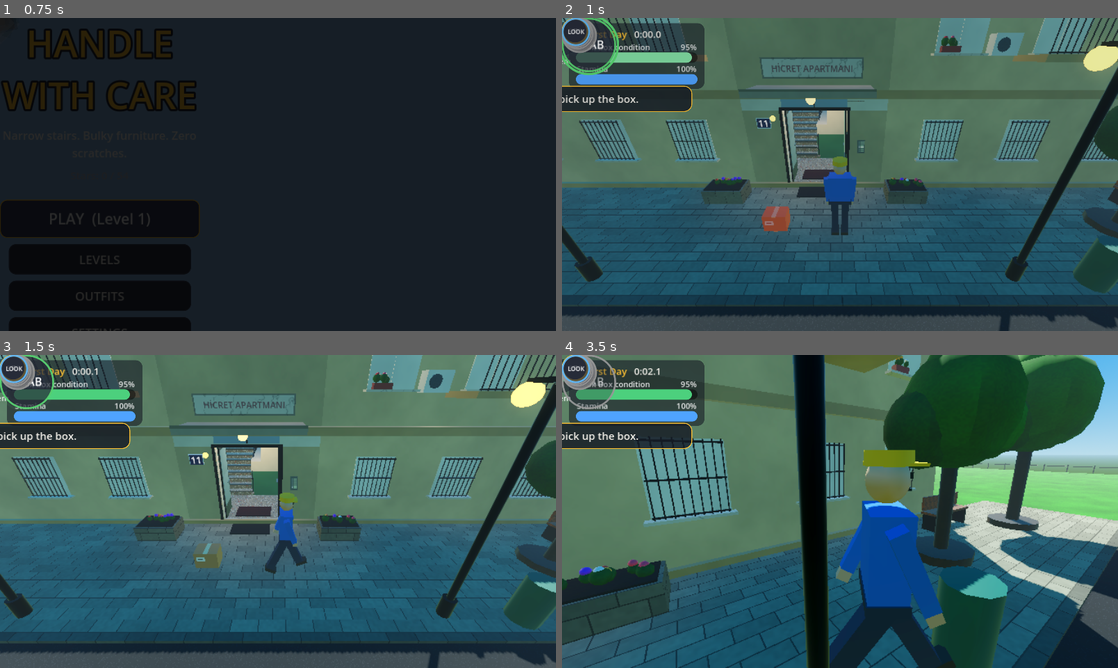
Above: before the commit, frames 1-4 (two rows, left to right).
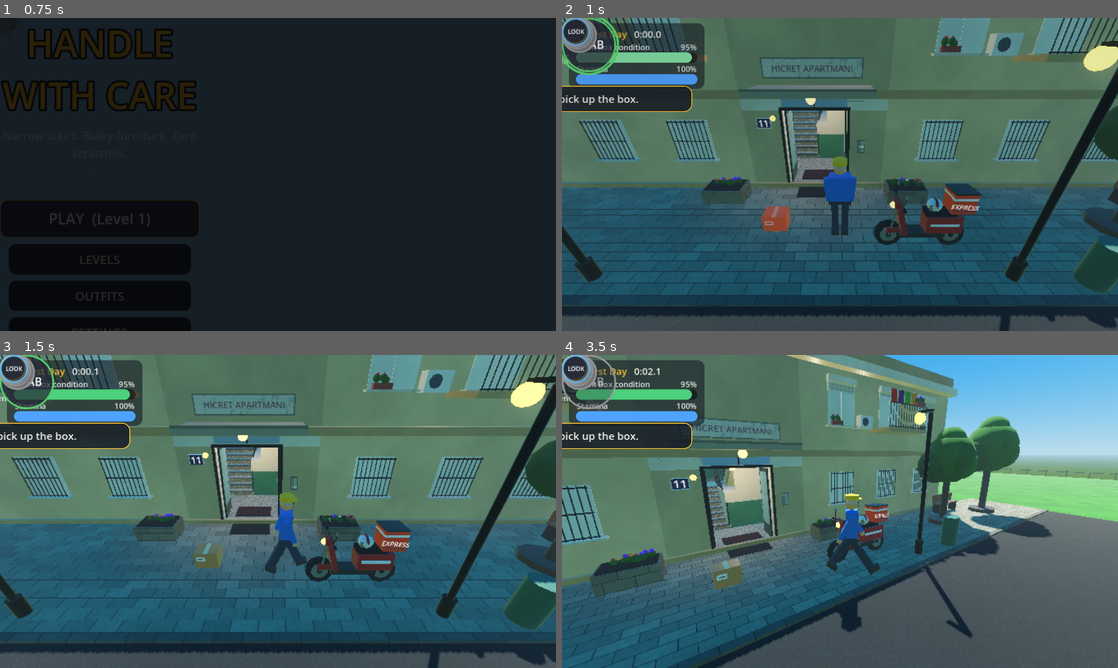
Above: after the commit, the same moments.

Repository: samildgan-beep/osman
Game: Godot game, scene res://scenes/main.tscn
The game is run twice, just before and just after one commit, with the same random seed, the same clock (stepped at 60 frames per second) and the same inputs.
Inputs (mouse positions are in pixels of both pictures, inside the frame that each line leads up to):
- Up to frame 1 (0.75 s): click "PLAY (Level 1)" at 0.5 s
- Up to frame 2 (1 s): no input
- Up to frame 3 (1.5 s): move the mouse to (400, 495) at 1.27 s; hold D (move_right) from 1.28 s (still down); tap R (rest) at 1.35 s; click (400, 495) at 1.42 s
- Up to frame 4 (3.5 s): release D (move_right) at 2 s; drag from (728, 527) to (812, 574) at 2.02 s; move the mouse to (895, 442) at 2.77 s; hold D (move_right) from 2.78 s (still down); tap 3 (cam_side) at 2.85 s; tap R (rest) at 3.05 s

Frame 1 is identical in both runs. In frame 2, 2.0% of the frame differs, in the area x 56-76%, y 51-73%; in frame 3, 2.0%; in frame 4, 65%, in the area x 0-100%, y 0-100%.

Commit message:
Eller eşyayı tutuyor (kollar eşyaya uzanır, kaldır/indir ile kalkar/iner), eşya gövdeye yaklaştırıldı, girişe kurye motosikleti
Co-Authored-By: Claude Opus 5.5 <noreply@anthropic.com>
Claude-Session: https://claude.ai/code/session_01GwPHjynzYff5VSAKz4kzay

Diff:
--- a/scripts/autoload/config.gd
+++ b/scripts/autoload/config.gd
@@ -37,8 +37,8 @@
 const CRUSH_WEIGHT := 40.0            # bu kilodan ağır eşyada güç biterse taşıyıcı altında ezilir
 
 # --- Eşya tutma ---
-const HOLD_GAP := 0.32               # karakter gövdesi ile eşya arası boşluk
-const HOLD_HEIGHT := 0.95            # varsayılan eşya merkezi yüksekliği (ayaktan)
+const HOLD_GAP := 0.1                # karakter gövdesi ile eşya arası boşluk (eller eşyaya değsin)
+const HOLD_HEIGHT := 1.0             # varsayılan eşya merkezi yüksekliği (ayaktan)
 const LIFT_MIN := -0.55
 const LIFT_MAX := 0.85
 const LIFT_SPEED := 0.75             # m/s
--- a/scripts/core/level_builder.gd
+++ b/scripts/core/level_builder.gd
@@ -359,6 +359,64 @@
 			batch.add_cylinder(wp + b * Vector3(0, 0, signf(wz) * 0.125), 0.18, 0.02, Color("c0c4c8"), b * Basis(Vector3.RIGHT, PI * 0.5), MMET)
 
 
+## Kurye motosikleti (scooter): kırmızı gövde, teslimat kutusu, kask, yanan far.
+## Yerel eksenler: +X ileri (motorun burnu), +Z yan. Yan ayağa hafif yaslanmış durur.
+func _motorbike(p: Vector3, yaw: float) -> void:
+	var b := Basis(Vector3.UP, yaw) * Basis(Vector3.RIGHT, 0.09)
+	var xf := Transform3D(b, p)
+	var red := Color("d62828")
+	var dark := Color("1e1f22")
+	var metal := Color("c0c4c8")
+	var axle := b * Basis(Vector3.RIGHT, PI * 0.5)
+	# Tekerlekler (lastik + jant + göbek)
+	for wx: float in [-0.65, 0.7]:
+		var wc: Vector3 = xf * Vector3(wx, 0.3, 0.0)
+		batch.add_cylinder(wc, 0.3, 0.12, dark, axle)
+		batch.add_cylinder(wc, 0.19, 0.13, metal, axle, MMET)
+		batch.add_cylinder(wc, 0.06, 0.15, Color("555a60"), axle, MMET)
+	# Gövde, ayak basma yeri, arka kaporta, ön kalkan
+	batch.add_box_xform(xf * Transform3D(Basis(), Vector3(0.0, 0.34, 0.0)), Vector3(0.95, 0.1, 0.32), dark, MPA)
+	batch.add_box_xform(xf * Transform3D(Basis(), Vector3(-0.42, 0.6, 0.0)), Vector3(0.75, 0.38, 0.38), red, MPA)
+	batch.add_box_xform(xf * Transform3D(Basis(Vector3.FORWARD, 0.25), Vector3(0.46, 0.68, 0.0)), Vector3(0.12, 0.62, 0.42), red, MPA)
+	batch.add_box_xform(xf * Transform3D(Basis(), Vector3(0.62, 0.42, 0.0)), Vector3(0.28, 0.12, 0.2), red, MPA)
+	batch.add_box_xform(xf * Transform3D(Basis(), Vector3(-0.42, 0.62, 0.195)), Vector3(0.6, 0.06, 0.01), Color("ffffff"), MPA)
+	batch.add_box_xform(xf * Transform3D(Basis(), Vector3(-0.42, 0.62, -0.195)), Vector3(0.6, 0.06, 0.01), Color("ffffff"), MPA)
+	# Sele
+	batch.add_box_xform(xf * Transform3D(Basis(), Vector3(-0.35, 0.83, 0.0)), Vector3(0.62, 0.1, 0.3), dark, MF)
+	# Ön çatal, gidon, elcikler, aynalar
+	for side: float in [-0.07, 0.07]:
+		batch.add_cylinder_between(xf * Vector3(0.7, 0.3, side), xf * Vector3(0.54, 1.02, side), 0.022, metal, MMET)
+	batch.add_cylinder_between(xf * Vector3(0.52, 1.1, -0.36), xf * Vector3(0.52, 1.1, 0.36), 0.018, dark, MMET)
+	for side: float in [-0.36, 0.36]:
+		batch.add_cylinder_between(xf * Vector3(0.52, 1.1, side), xf * Vector3(0.52, 1.1, side * 1.25), 0.026, dark, MF)
+		batch.add_cylinder_between(xf * Vector3(0.52, 1.1, side * 0.8), xf * Vector3(0.48, 1.32, side * 0.95), 0.008, dark, MMET)
+		batch.add_box_xform(xf * Transform3D(Basis(), Vector3(0.48, 1.34, side * 0.95)), Vector3(0.02, 0.07, 0.1), metal, MMET)
+	batch.add_box_xform(xf * Transform3D(Basis(), Vector3(0.55, 1.04, 0.0)), Vector3(0.16, 0.12, 0.26), red, MPA)
+	glow.add_sphere(xf * Vector3(0.64, 1.0, 0.0), 0.07, Color("fff6d0"))
+	glow.add_box(xf * Vector3(-0.8, 0.72, 0.0), Vector3(0.03, 0.05, 0.14), Color("ff3b30"))
+	# Egzoz
+	batch.add_cylinder_between(xf * Vector3(-0.25, 0.3, 0.2), xf * Vector3(-0.85, 0.42, 0.2), 0.04, metal, MMET)
+	# Yan ayak (motosiklet +Z tarafına yaslandığı için ayak o tarafta)
+	batch.add_cylinder_between(xf * Vector3(-0.05, 0.3, 0.16), Vector3(p.x, 0.0, p.z) + Basis(Vector3.UP, yaw) * Vector3(-0.15, 0.0, 0.36), 0.015, metal, MMET)
+	# Teslimat kutusu (arka): turuncu, beyaz şerit, logo
+	var box_c: Vector3 = xf * Vector3(-0.72, 1.12, 0.0)
+	batch.add_box_xform(Transform3D(b, box_c), Vector3(0.46, 0.44, 0.46), Color("ff8c1a"), MPA)
+	batch.add_box_xform(Transform3D(b, box_c + b * Vector3(0, 0.12, 0)), Vector3(0.47, 0.05, 0.47), Color("ffffff"), MPA)
+	batch.add_box_xform(Transform3D(b, box_c + b * Vector3(0, 0.235, 0)), Vector3(0.48, 0.03, 0.48), Color("2b2d42"), MPA)
+	var lb_side := _label("EXPRESS", box_c + b * Vector3(0.0, -0.05, -0.236), yaw + PI, 34, Color("ffffff"), false)
+	lb_side.rotation.z = -0.09
+	var lb_side2 := _label("DELIVERY", box_c + b * Vector3(0.0, -0.13, -0.236), yaw + PI, 26, Color("2b2d42"), false)
+	lb_side2.rotation.z = -0.09
+	_label("EXPRESS", box_c + b * Vector3(-0.236, -0.05, 0.0), yaw - PI * 0.5, 34, Color("ffffff"), false)
+	# Selede kask
+	var hc: Vector3 = xf * Vector3(-0.22, 1.0, 0.0)
+	batch.add_sphere(hc, 0.16, Color("f4f4f4"), MPA, Vector3(1.0, 0.85, 0.95))
+	batch.add_box_xform(Transform3D(b, hc + b * Vector3(0.1, -0.02, 0.0)), Vector3(0.06, 0.12, 0.24), Color("2b2d42"), MG)
+	batch.add_sphere(hc + b * Vector3(0.0, 0.04, 0.0), 0.162, Color("d62828"), MPA, Vector3(0.35, 0.7, 1.0))
+	# Çarpışma: motosikletin içinden geçilmesin (eşya çarparsa hasar alır)
+	_shape_box(Transform3D(Basis(Vector3.UP, yaw), p + Vector3(0, 0.65, 0)), Vector3(1.95, 1.3, 0.55))
+
+
 # ================================================================ sokak
 
 func _build_street() -> void:
@@ -416,6 +474,9 @@
 	batch.add_box_xform(Transform3D(Basis(Vector3.FORWARD, -0.32), Vector3(tx - 6.4, 0.3, tz)), Vector3(1.7, 0.06, 1.4), Color("9aa0a6"), MMET)
 	_label("EASY MOVERS", Vector3(tx - 3.4, 2.5, tz + 1.23), 0.0, 96, Color("2b2d42"))
 	_label("We carry, you smile!", Vector3(tx - 3.4, 1.62, tz + 1.23), 0.0, 44, Color("2b2d42"))
+
+	# Kurye motosikleti: giriş kapısının yanında (motor kuryesiyiz!)
+	_motorbike(Vector3(-2.45, 0.0, -2.75), 0.0)
 
 	# Park etmiş arabalar
 	var car_colors := [Color("e63946"), Color("2a9d8f"), Color("ffb703"), Color("4361ee"), Color("8338ec")]
--- a/scripts/game/carry_controller.gd
+++ b/scripts/game/carry_controller.gd
@@ -168,6 +168,31 @@
 	return res
 
 
+## Ellerin eşyayı tuttuğu iki nokta (dünya koordinatı): [sol, sağ].
+## Dar eşya yanlardan, geniş eşya (koltuk, TV) yakın kenarının altından, sırttaki eşya
+## omuz üstünden kavranır. Eşyanın gerçek konumu kullanılır: eller eşyayla birlikte hareket eder.
+func grip_points() -> Array:
+	var c := item.global_position
+	var pb := player.global_basis.orthonormalized()
+	var right := pb.x
+	var fwd := -pb.z
+	var ext := DamageModel.rotated_half_extents((pb.inverse() * item.global_basis).orthonormalized(), item.half)
+	if item.is_back_carry():
+		# Sırttaki eşya oyuncunun arkasında: yakın yüz oyuncuya (ileri) bakar
+		var near := c + fwd * ext.z
+		var y := player.global_position.y + 1.55
+		var p := Vector3(near.x, y, near.z)
+		return [p - right * 0.2, p + right * 0.2]
+	var w := ext.x
+	if w <= 0.34:
+		# Yanlardan kavra (oyuncuya biraz yakın)
+		var mid := c - fwd * (ext.z * 0.25)
+		return [mid - right * (w + 0.015), mid + right * (w + 0.015)]
+	# Geniş eşya: yakın kenarın altından tut
+	var base := c - fwd * (ext.z - 0.05) - Vector3.UP * (ext.y * 0.7)
+	return [base - right * 0.28, base + right * 0.28]
+
+
 ## Eşyanın şu anki hedefe uzaklığı.
 func current_lag() -> float:
 	if not is_holding():
--- a/scripts/game/player.gd
+++ b/scripts/game/player.gd
@@ -303,6 +303,11 @@
 	if visual == null:
 		return
 	var holding := carry.is_holding()
+	if holding:
+		var g: Array = carry.grip_points()
+		visual.set_grips(g[0], g[1], true)
+	else:
+		visual.set_grips(Vector3.ZERO, Vector3.ZERO, false)
 	visual.update_anim(delta, {
 		"speed": _speed_now if not frozen else 0.0,
 		"holding": holding,
--- a/scripts/game/player_visual.gd
+++ b/scripts/game/player_visual.gd
@@ -23,6 +23,11 @@
 var _t := 0.0
 var _fatigue := 0.0
 var crushed := false
+# Eşya tutma noktaları (dünya koordinatı). Etkinse eller bu noktalara uzanır.
+var _grip_l := Vector3.ZERO
+var _grip_r := Vector3.ZERO
+var _grip_on := false
+const ARM_LEN := 0.6          # omuzdan el merkezine
 
 
 func _ready() -> void:
@@ -148,7 +153,7 @@
 	if back and holding:
 		lean_target = -0.38
 	elif holding:
-		lean_target = 0.08
+		lean_target = -0.06
 	if tired:
 		lean_target -= 0.12
 	if holding:
@@ -189,6 +194,14 @@
 	_arm_r.rotation.x = arm_r
 	_arm_l.rotation.z = lerpf(0.08, -0.12, clampf(_arm_pose, 0.0, 1.0))
 	_arm_r.rotation.z = -_arm_l.rotation.z
+	_arm_l.rotation.y = 0.0
+	_arm_r.rotation.y = 0.0
+	_arm_l.scale = Vector3.ONE
+	_arm_r.scale = Vector3.ONE
+	# Eşya elde: eller eşyanın tutma noktalarına uzanır (kaldır/indir ile kollar da kalkar/iner)
+	if _grip_on and holding and not resting:
+		_reach(_arm_l, _grip_l)
+		_reach(_arm_r, _grip_r)
 	_head.rotation.x = -0.25 if tired else (-0.12 if back and holding else 0.0)
 
 	# Duygu pozları (ev sahibi ve bölüm sonu): sevinç, el sallama, endişe, üzüntü
@@ -248,6 +261,26 @@
 	tw.chain().tween_property(self, "scale", Vector3(1.3, 1.0, 0.32), 0.12).set_trans(Tween.TRANS_BACK).set_ease(Tween.EASE_OUT)
 
 
+## Eşyanın tutma noktalarını ver (Player her karede çağırır). active=false: normal kol animasyonu.
+func set_grips(left: Vector3, right: Vector3, active: bool) -> void:
+	_grip_l = left
+	_grip_r = right
+	_grip_on = active
+
+
+## Kolu (omuz eklemi) dünyadaki bir noktaya doğrultur; erişemiyorsa kol biraz uzar,
+## çok yakınsa kısalır (çizgi film tarzı), böylece el her zaman eşyaya değer.
+func _reach(arm: Node3D, target: Vector3) -> void:
+	var local := _torso.global_transform.affine_inverse() * target
+	var d := local - arm.position
+	var dist := d.length()
+	if dist < 0.05:
+		return
+	var u := d / dist
+	arm.quaternion = Quaternion(Vector3.DOWN, u)
+	arm.scale = Vector3(1.0, clampf(dist / ARM_LEN, 0.7, 1.45), 1.0)
+
+
 func set_head_visible(v: bool) -> void:
 	if _head != null:
 		_head.visible = v
